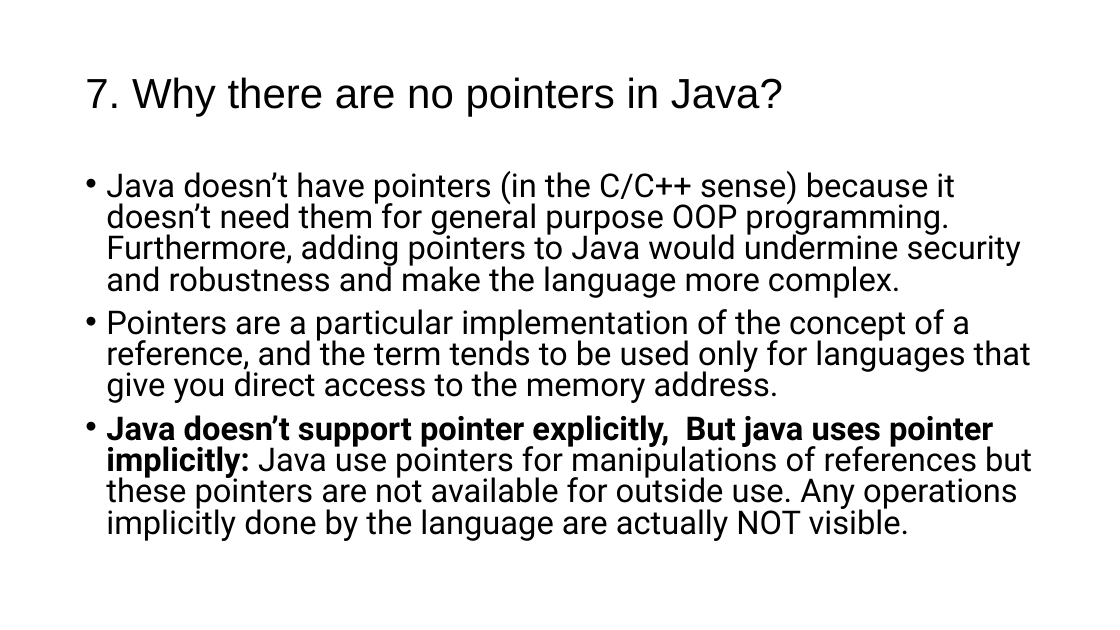
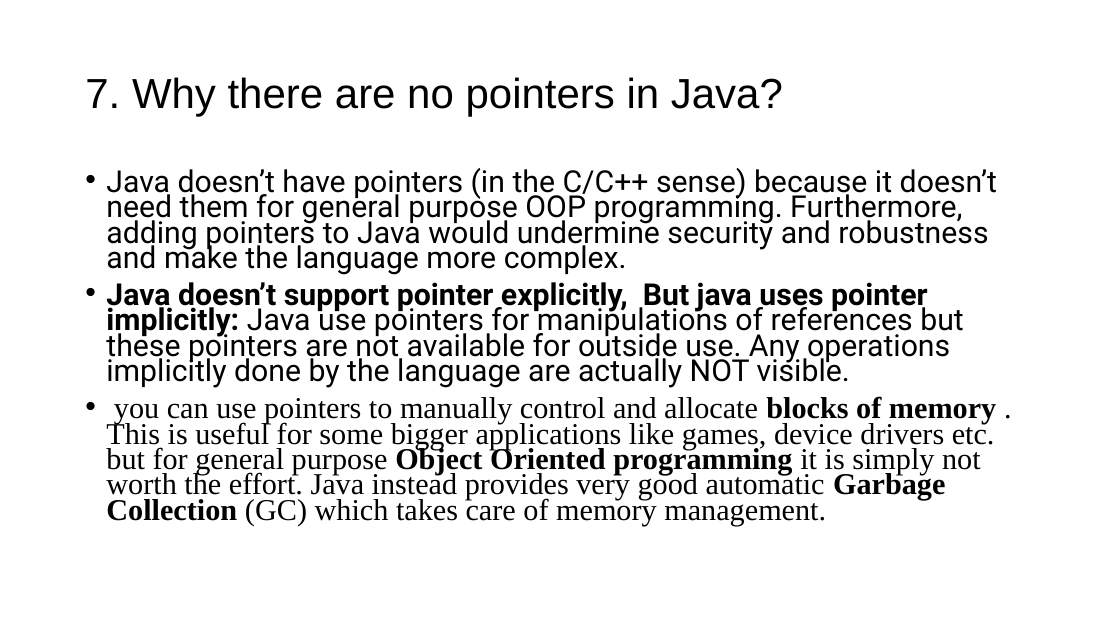
Before and after one commit to Marvioo/Cogent, a slide deck: slide 9 of Java Basics/Java Basics 3.pptx. Drawn at 1120x630 pixels with LibreOffice and Linux fonts; fonts in the diff are those of the drawing. Boxes give left, top, right and bottom in pixels: in the first picture for what was removed or moved away, otherwise in the second. Text is boxed around its words. In the diff, an @@ line names an element or a change of style, - is before the commit and + after.

Commit message:
slides updated

```diff
--- a/Java Basics/Java Basics 3.pptx
+++ b/Java Basics/Java Basics 3.pptx
@@ text at bbox=[106, 168, 997, 388]: size 28 to 25.9 pt in "Java doesn’t have pointers (in the C/C++ ...", "Java doesn’t support pointer explicitly, But java ..."; line spacing 0.8 to 0.7 @@
@@ text at bbox=[106, 309, 1031, 403]: paragraph removed @@
-• Pointers are a particular implementation of the concept of a reference, and the term tends to be used only for languages that give you direct access to the memory address.
@@ text at bbox=[106, 396, 996, 525]: paragraph added @@
+• you can use pointers to manually control and allocate blocks of memory . This is useful for some bigger applications like games, device drivers etc. but for general purpose Object Oriented programming it is simply not worth the effort. Java instead provides very good automatic Garbage Collection (GC) which takes care of memory management.
```
Also in this commit, not shown: 7 other files.
